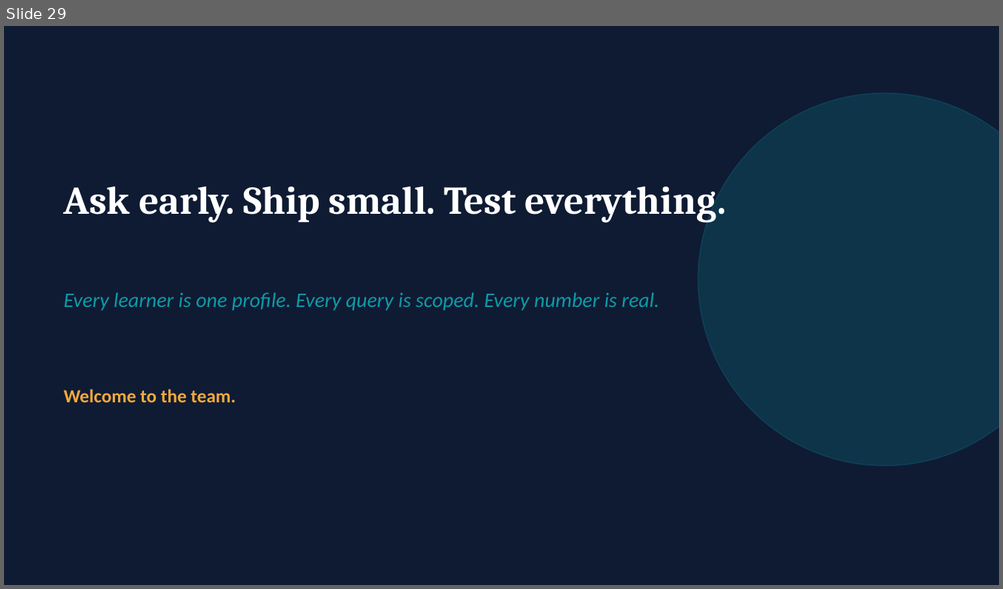
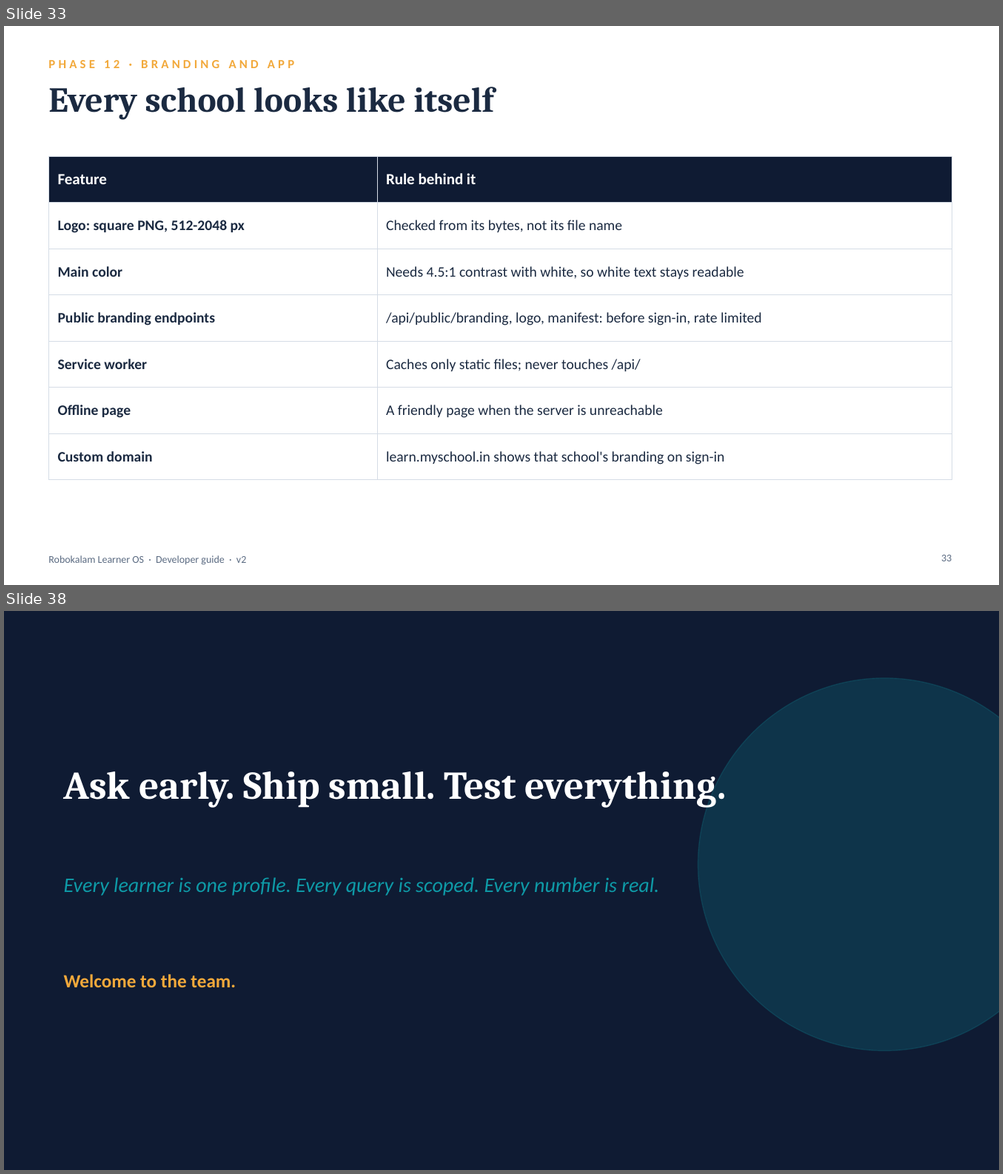
Before and after one commit to abhinayame/robokalamOS, a slide deck: docs/Robokalam-Learner-OS-Developer-Guide.pptx. Shown one above the other, each under a label of ours: slide 29 before the commit, slides 33 and 38 after it; the slides between them are not shown. The pictures are 1003x589 and 1003x1174 pixels, drawn with LibreOffice and Linux fonts; fonts in the diff are those of the drawing. Boxes give left, top, right and bottom in pixels: in the first picture for what was removed or moved away, otherwise in the second. Text is boxed around its words. In the diff, an @@ line names an element or a change of style, - is before the commit and + after.

```diff
--- a/docs/Robokalam-Learner-OS-Developer-Guide.pptx
+++ b/docs/Robokalam-Learner-OS-Developer-Guide.pptx
@@ slide 33 added at [4, 26, 999, 585], background #FFFFFF @@
@@ text added at [48, 60, 294, 68], 12 pt, text #F2A93B, bold @@
+PHASE 12 · BRANDING AND APP
@@ text added at [48, 87, 493, 119], 34 pt, text #1B2A41, bold @@
+Every school looks like itself
@@ table added at [48, 156, 951, 468], 7 rows, 2 columns @@
+Feature | Rule behind it
+Logo: square PNG, 512-2048 px | Checked from its bytes, not its file name
+Main color | Needs 4.5:1 contrast with white, so white text stays readable
+Public branding endpoints | /api/public/branding, logo, manifest: before sign-in, rate limited
+Service worker | Caches only static files; never touches /api/
+Offline page | A friendly page when the server is unreachable
+Custom domain | learn.myschool.in shows that school's branding on sign-in
@@ text added at [48, 556, 246, 565], 10 pt, text #5B6B82 @@
+Robokalam Learner OS · Developer guide · v2
@@ page number added at [941, 555, 951, 562], 10 pt, text #5B6B82 @@
+33
@@ what was slide 29 is now slide 38 @@
```
Also in this commit, not shown: 28 slides changed, 8 other slides added, 4 other files.
